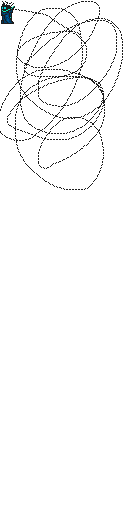
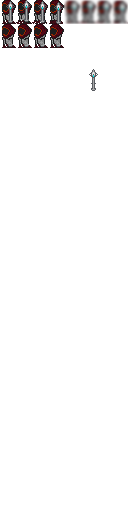
Layers edited between the first and the second (128, 512) image:
painted on "Background" over bbox(0, 0, 128, 190)
